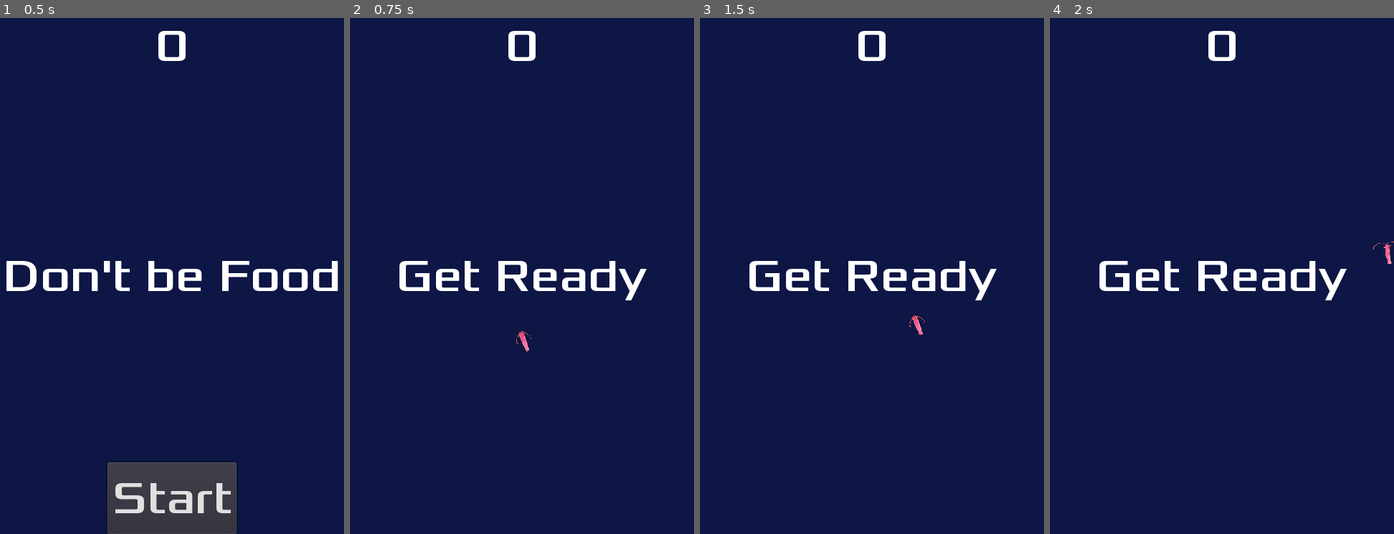
Above: before the commit, frames 1-4 (left to right).
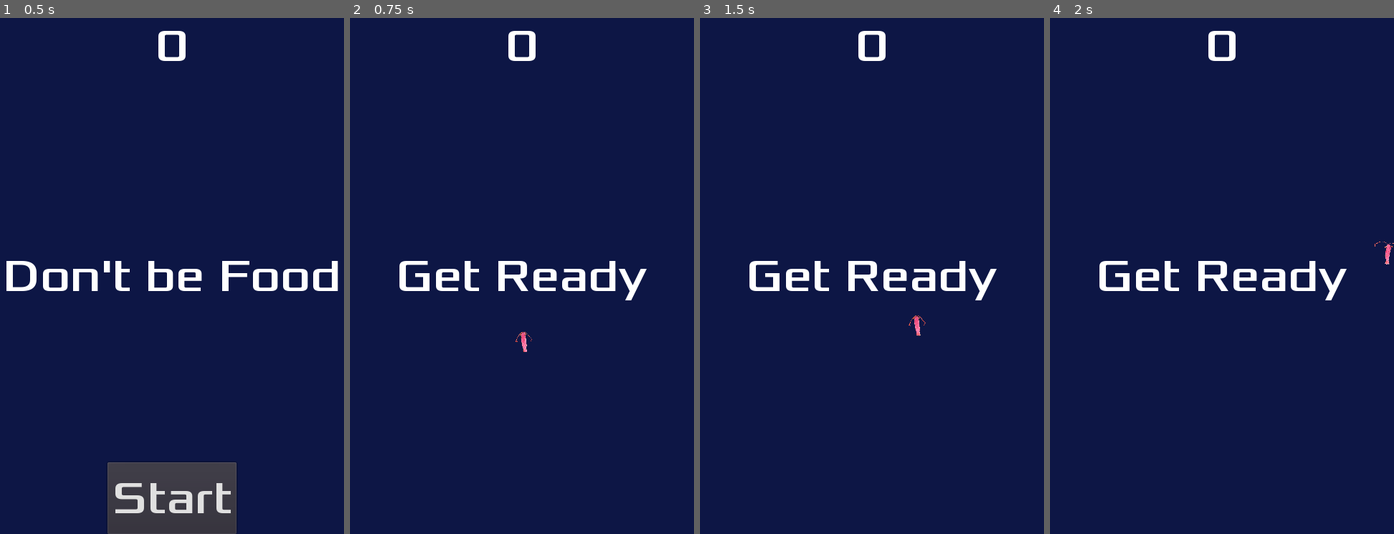
Above: after the commit, the same moments.

Repository: beeryt/Dont-Be-Food
Game: Godot game, scene res://Main.tscn
Same seed, same stepped clock (60 frames per second), same inputs: the game is played once before the commit and once after it.
Inputs (mouse positions are in pixels of both pictures, inside the frame that each line leads up to):
- Up to frame 1 (0.5 s): no input
- Up to frame 2 (0.75 s): click "Start" at 0.5 s
- Up to frame 3 (1.5 s): tap Enter at 1.25 s; move the mouse to (947, 250) at 1.27 s; hold Right (ui_right) from 1.28 s (still down); click (947, 250) at 1.42 s
- Up to frame 4 (2 s): keep holding Right (ui_right)

Frame 1 is identical in both runs. In frame 2, less than 0.1% of the frame differs, in the area x 48-53%, y 60-65%; in frame 3, less than 0.1%, in the area x 60-66%, y 57-62%; in frame 4, less than 0.1%.

Commit message:
Rotate player

Diff:
--- a/Player.tscn
+++ b/Player.tscn
@@ -18,7 +18,7 @@
 } ]
 
 [sub_resource type="CapsuleShape2D" id=2]
-radius = 7.43031
+radius = 5.76166
 height = 18.6949
 
 [node name="Player" type="Area2D"]
@@ -28,6 +28,7 @@
 }
 
 [node name="AnimatedSprite" type="AnimatedSprite" parent="."]
+rotation = 0.23911
 scale = Vector2( 0.08, 0.07 )
 frames = SubResource( 1 )
 animation = "up"
